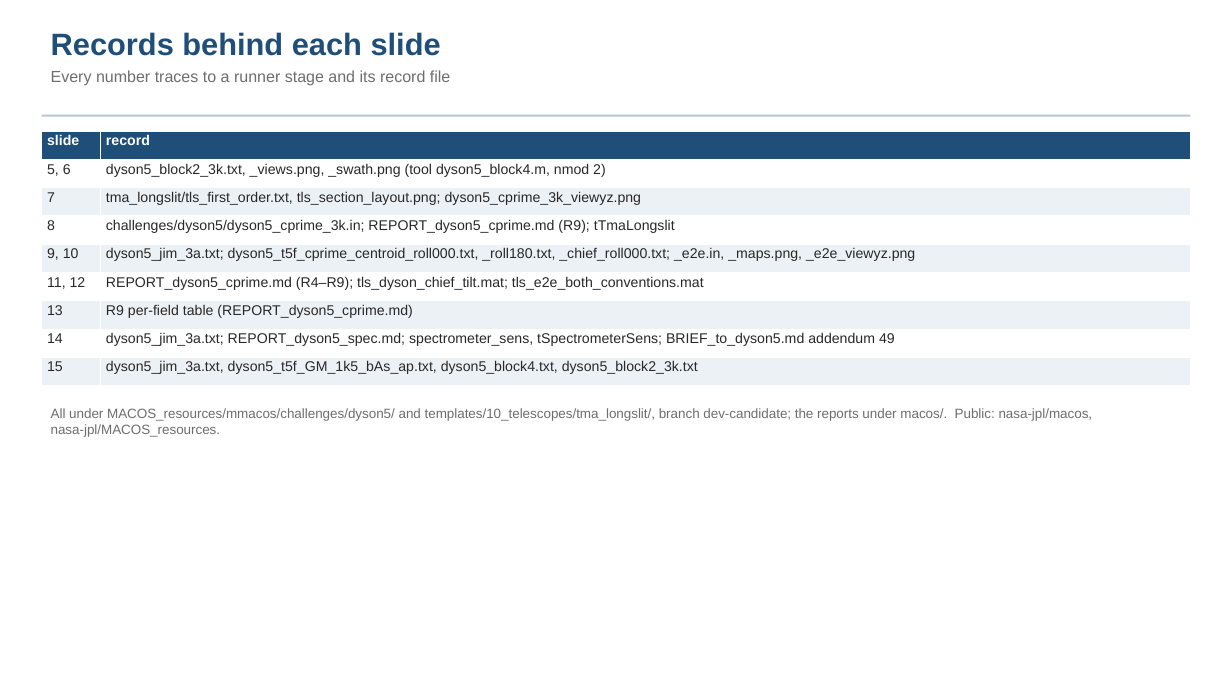
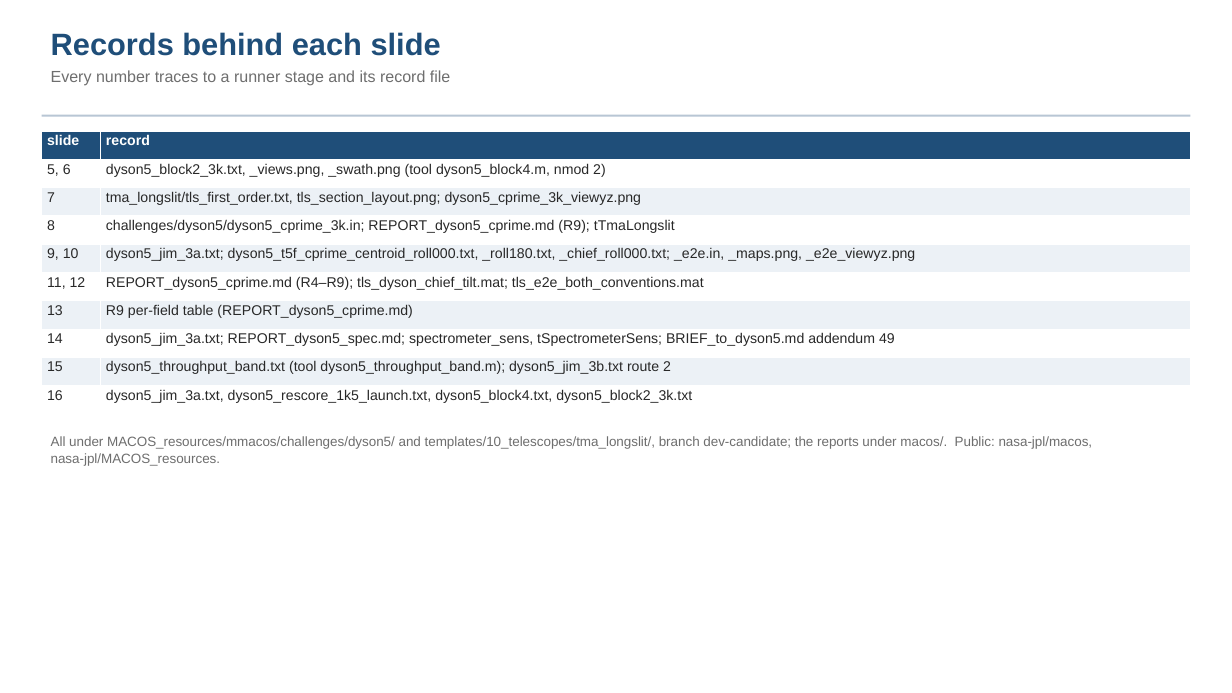
Before and after one commit to nasa-jpl/macos, a slide deck: slide 26 of demo_session/deck_dyson_3k.pptx (slide 25 before the commit). Drawn at 1232x693 pixels with LibreOffice and Linux fonts; fonts in the diff are those of the drawing. Boxes give left, top, right and bottom in pixels: in the first picture for what was removed or moved away, otherwise in the second. Text is boxed around its words. In the diff, an @@ line names an element or a change of style, - is before the commit and + after.

```diff
--- a/demo_session/deck_dyson_3k.pptx
+++ b/demo_session/deck_dyson_3k.pptx
@@ table at (42,131,1191,414) @@
-row 9: 15 | dyson5_jim_3a.txt, dyson5_t5f_GM_1k5_bAs_ap.txt, dyson5_block4.txt, dyson5_block2_3k.txt
+row 9: 15 | dyson5_throughput_band.txt (tool dyson5_throughput_band.m); dyson5_jim_3b.txt route 2
+row 10: 16 | dyson5_jim_3a.txt, dyson5_rescore_1k5_launch.txt, dyson5_block4.txt, dyson5_block2_3k.txt
@@ text "All under MACOS_resources/mmacos/challenges/dyson5/ and temp ...": place and size @@
-text "All under MACOS_resources/mmacos/challenges/dyson5/ and temp ..." at (51,408,1093,437)
+text "All under MACOS_resources/mmacos/challenges/dyson5/ and temp ..." at (51,436,1093,466)
```
Also in this commit, not shown: 4 other slides changed, 1 slide added, 1 other file.
